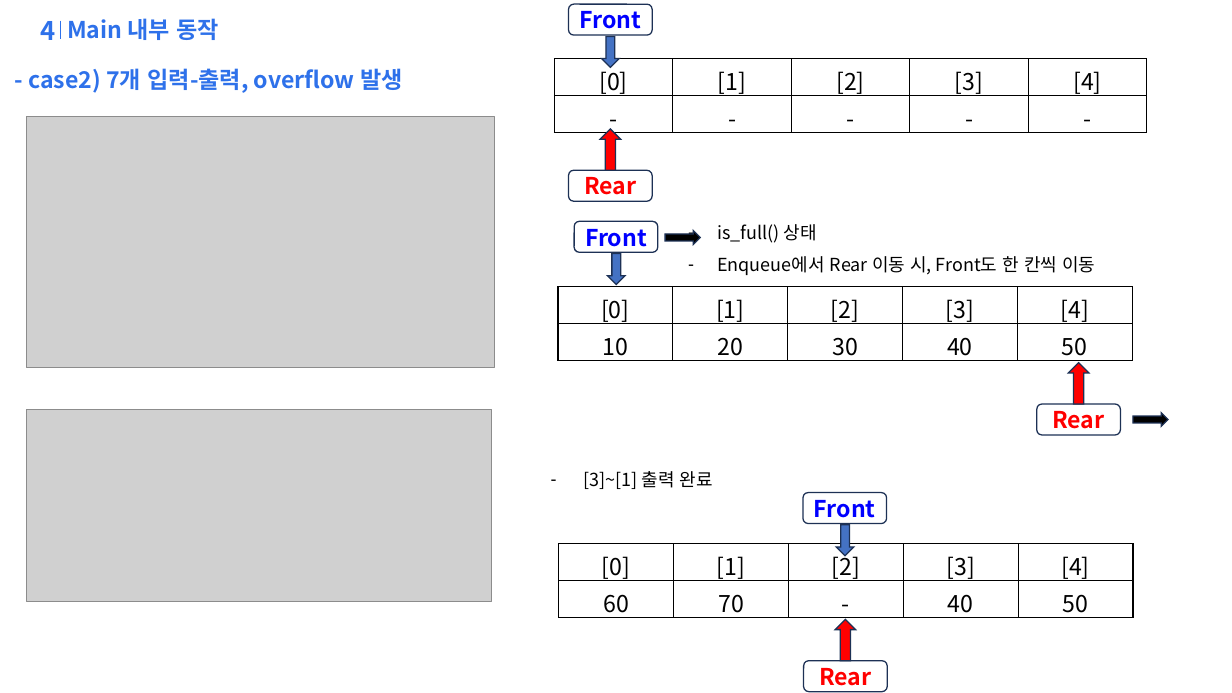
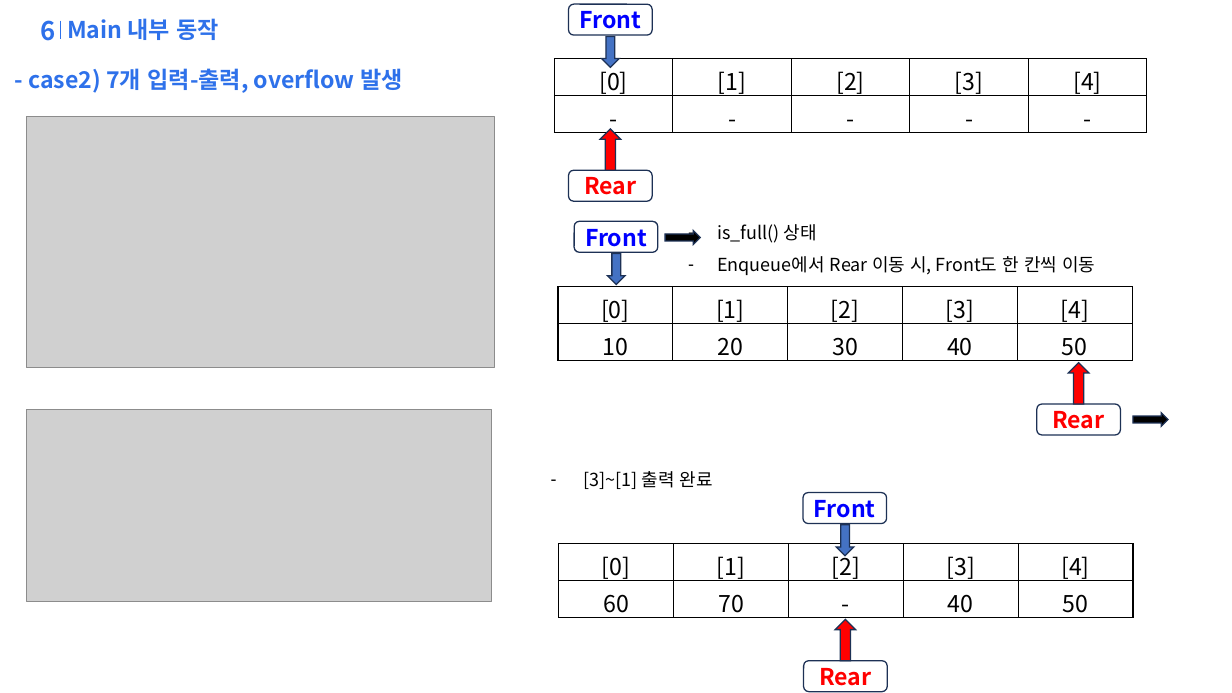
Before and after one commit to qfe051/L412_SelfTest_1_19, a slide deck: slide 11 of 21_c_study/example/ring_buf/ring_buffer.pptx (slide 8 before the commit). Drawn at 1232x693 pixels with LibreOffice and Linux fonts; fonts in the diff are those of the drawing; grey boxes stand for pictures; background and template pictures are left out. Boxes give left, top, right and bottom in pixels: in the first picture for what was removed or moved away, otherwise in the second. Text is boxed around its words. In the diff, an @@ line names an element or a change of style, - is before the commit and + after.

```diff
--- a/21_c_study/example/ring_buf/ring_buffer.pptx
+++ b/21_c_study/example/ring_buf/ring_buffer.pptx
@@ text at box(40, 20, 55, 41): text changed @@
-4
+6
```
Also in this commit, not shown: 6 other slides changed, 3 slides added, 4 other files.
